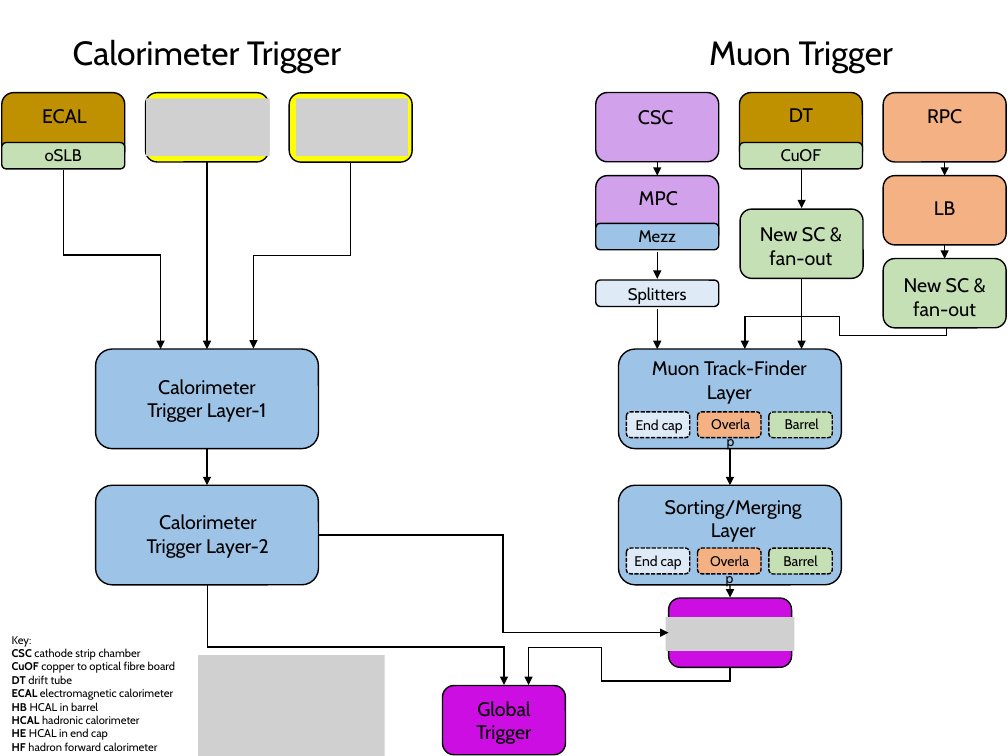
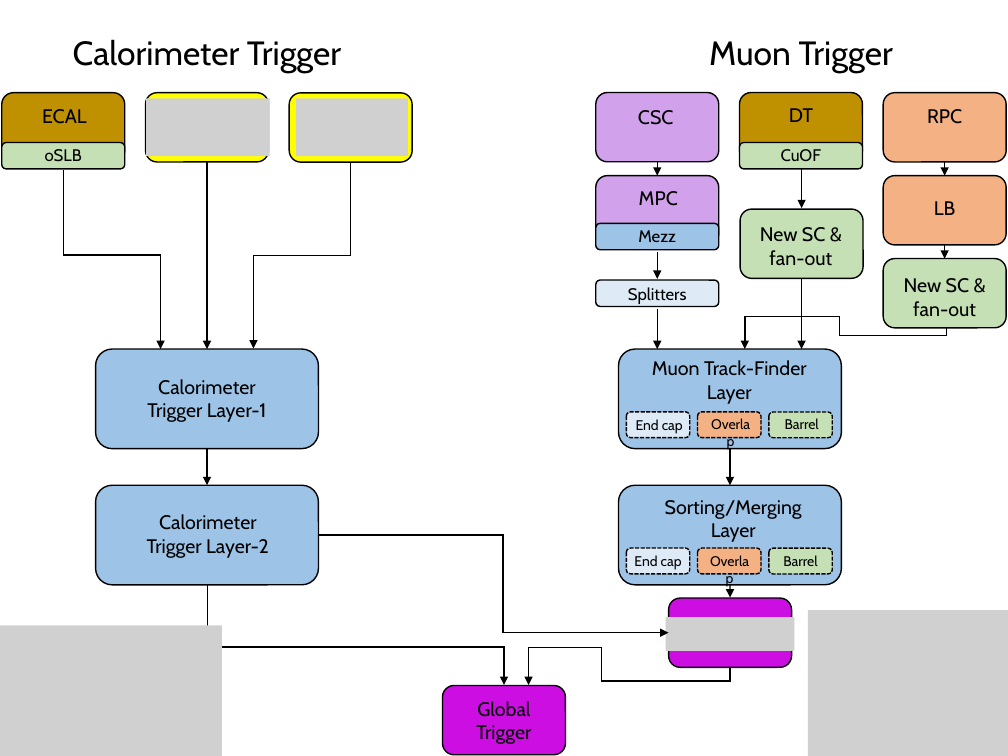
Before and after one commit to eshwen/phd-thesis, a slide deck: slide 3 of chapters/detector/figures/CMS_L1T_data_flow.pptx. Drawn at 1008x756 pixels with LibreOffice and Linux fonts; fonts in the diff are those of the drawing; grey boxes stand for pictures. Boxes give left, top, right and bottom in pixels: in the first picture for what was removed or moved away, otherwise in the second. Text is boxed around its words. In the diff, an @@ line names an element or a change of style, - is before the commit and + after.

```diff
--- a/chapters/detector/figures/CMS_L1T_data_flow.pptx
+++ b/chapters/detector/figures/CMS_L1T_data_flow.pptx
@@ picture added at bbox=[0, 626, 222, 756] @@
@@ picture added at bbox=[808, 610, 1008, 756] @@
@@ text removed at bbox=[12, 636, 175, 751] @@
-Key:
-CSC cathode strip chamber
-CuOF copper to optical fibre board
-DT drift tube
-ECAL electromagnetic calorimeter
-HB HCAL in barrel
-HCAL hadronic calorimeter
-HE HCAL in end cap
-HF hadron forward calorimeter
@@ picture removed at bbox=[198, 655, 384, 756] @@
```
Also in this commit, not shown: 1 other slide changed, 8 other files.
